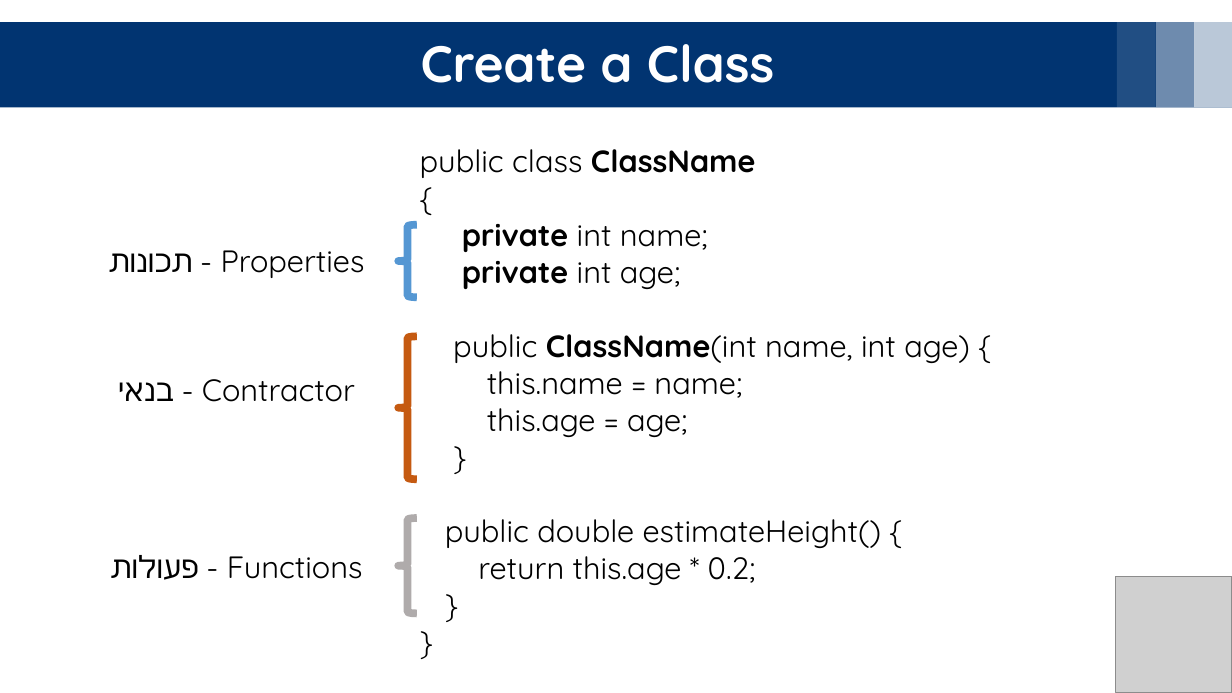
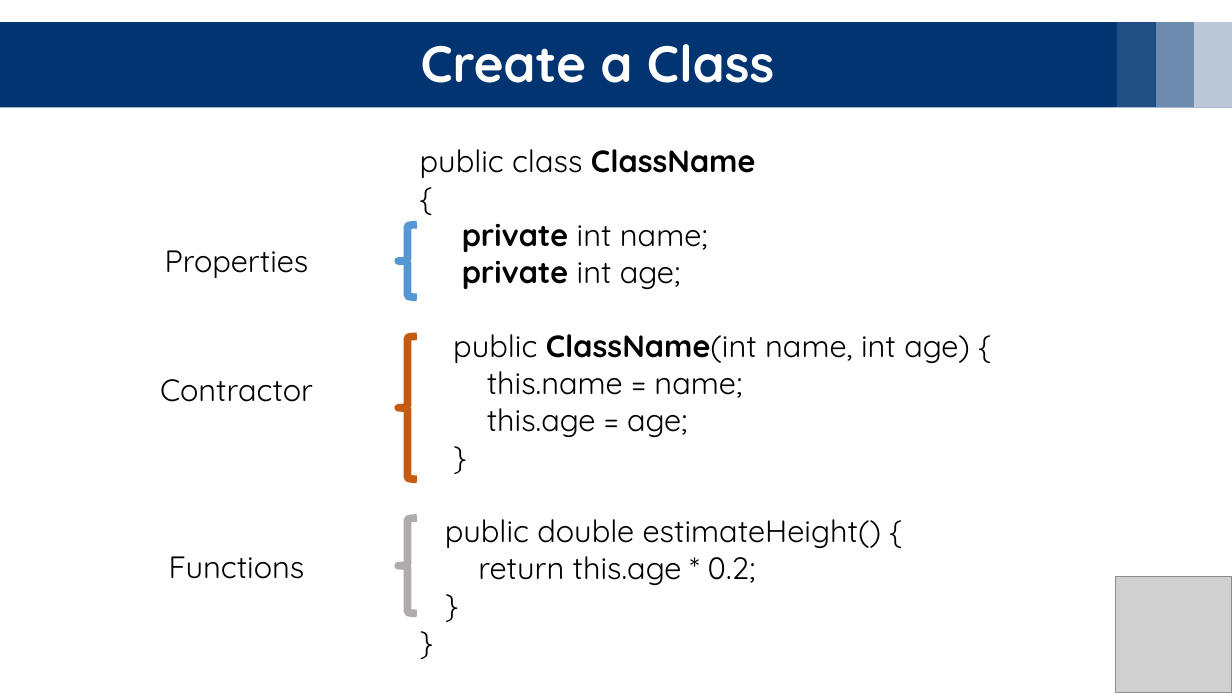
Before and after one commit to YoavRozov/FRC-Programming-Intro, a slide deck: slide 12 of Chapter 1 - Java&OOP/JavaOopBasics.pptx. Drawn at 1232x693 pixels with LibreOffice and Linux fonts; fonts in the diff are those of the drawing; grey boxes stand for pictures. Boxes give left, top, right and bottom in pixels: in the first picture for what was removed or moved away, otherwise in the second. Text is boxed around its words. In the diff, an @@ line names an element or a change of style, - is before the commit and + after.

```diff
--- a/Chapter 1 - Java&OOP/JavaOopBasics.pptx
+++ b/Chapter 1 - Java&OOP/JavaOopBasics.pptx
@@ text at box(165, 250, 309, 278): text changed @@
-תכונות - Properties
+Properties
@@ text at box(160, 379, 313, 402): text changed @@
-בנאי - Contractor
+Contractor
@@ text at box(169, 556, 305, 579): text changed @@
-פעולות - Functions
+Functions
```
Also in this commit, not shown: 1 slide added, 2 slides removed, 11 other files.
